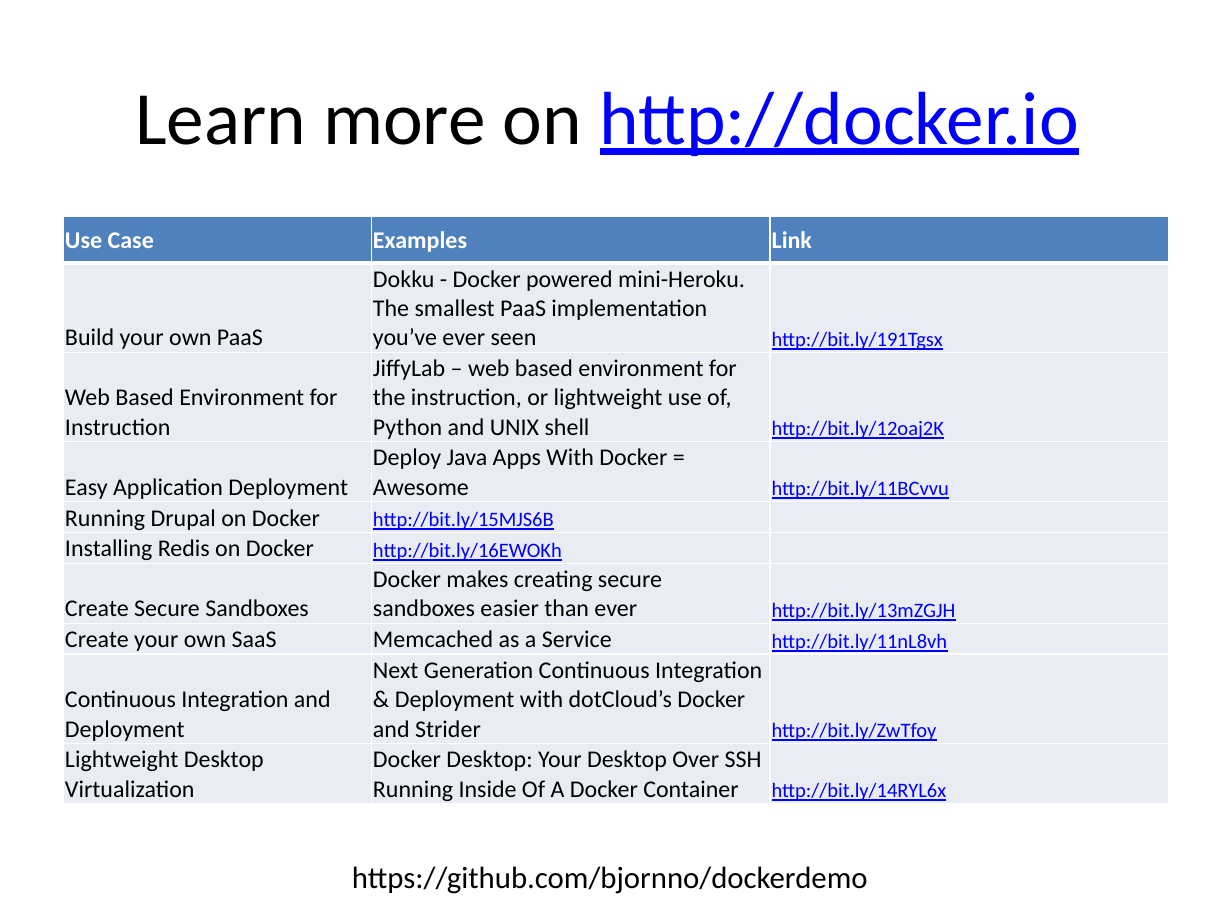
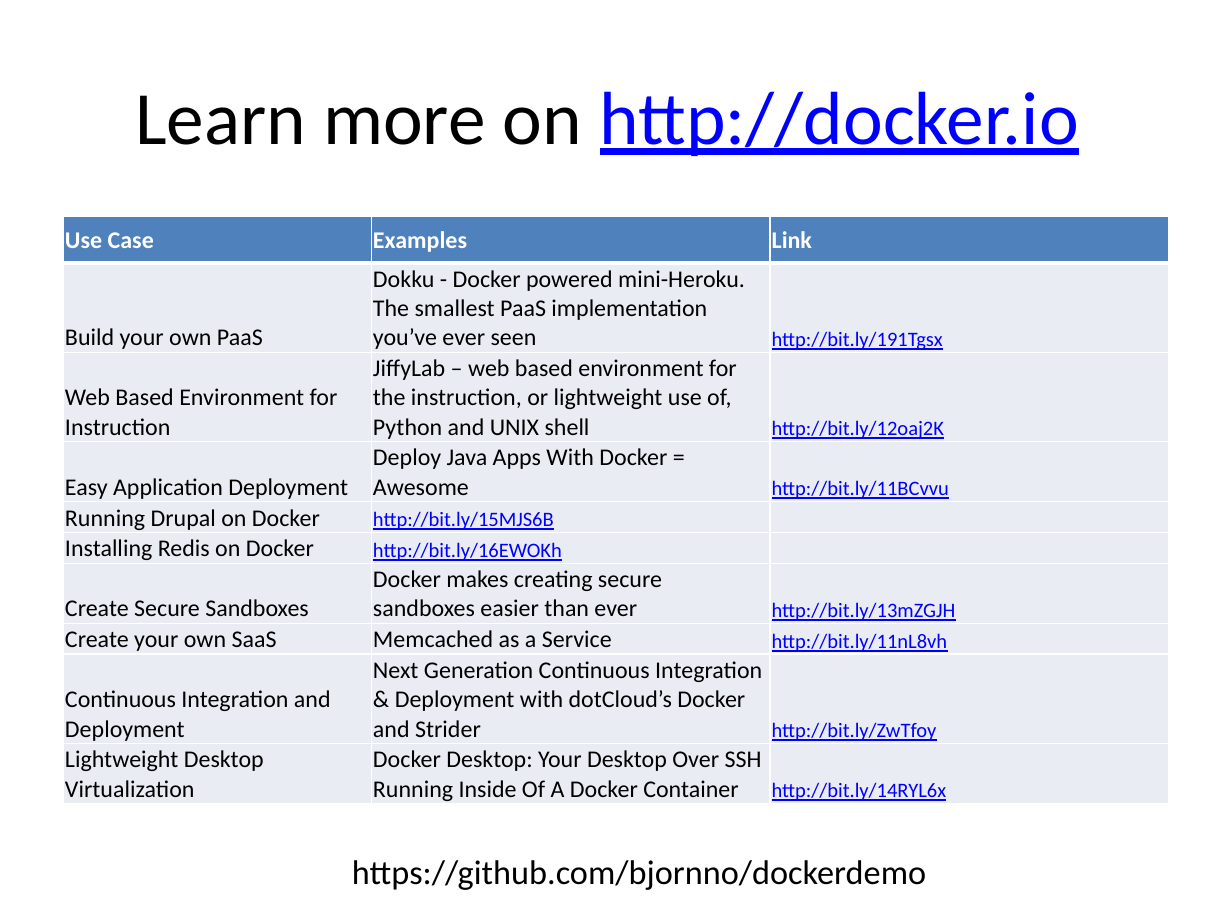
Before and after one commit to bjornno/dockerdemo, a slide deck: slide 14 of docker-techzone.pptx. Drawn at 1232x924 pixels with LibreOffice and Linux fonts; fonts in the diff are those of the drawing. Boxes give left, top, right and bottom in pixels: in the first picture for what was removed or moved away, otherwise in the second. Text is boxed around its words. In the diff, an @@ line names an element or a change of style, - is before the commit and + after.

```diff
--- a/docker-techzone.pptx
+++ b/docker-techzone.pptx
@@ text "https://github.com/bjornno/dockerdemo" at (352,860,926,890): size 18 to 20 pt @@
```
Also in this commit, not shown: 3 other slides changed.
